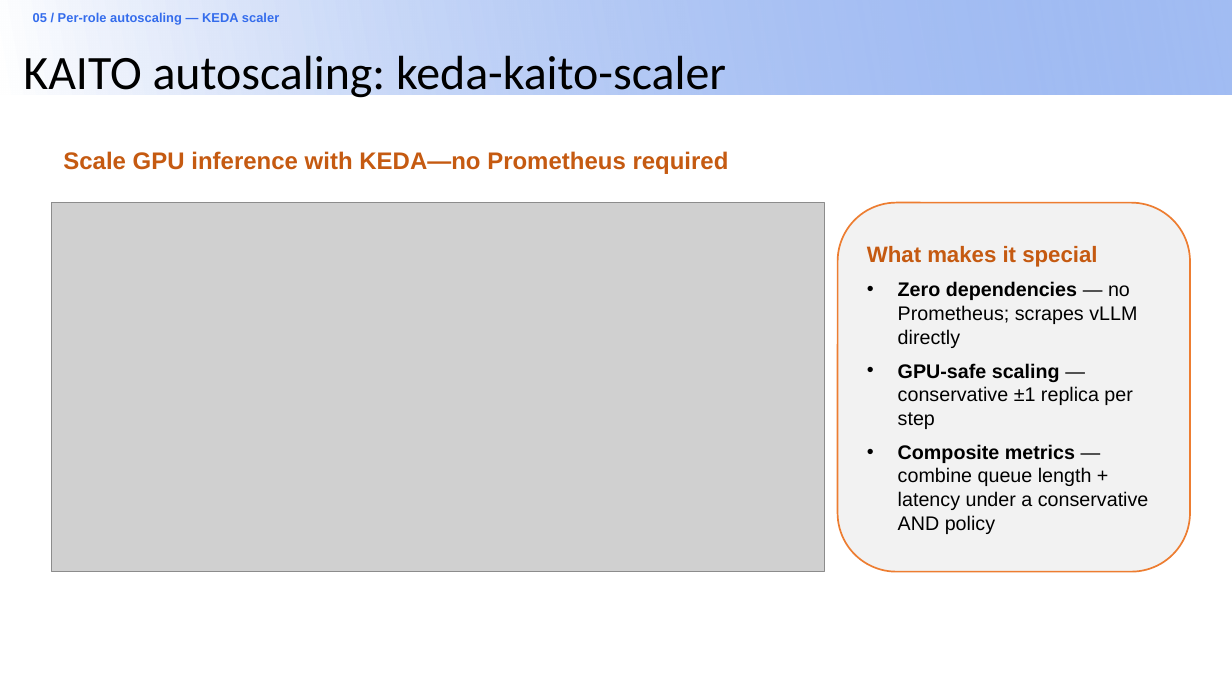
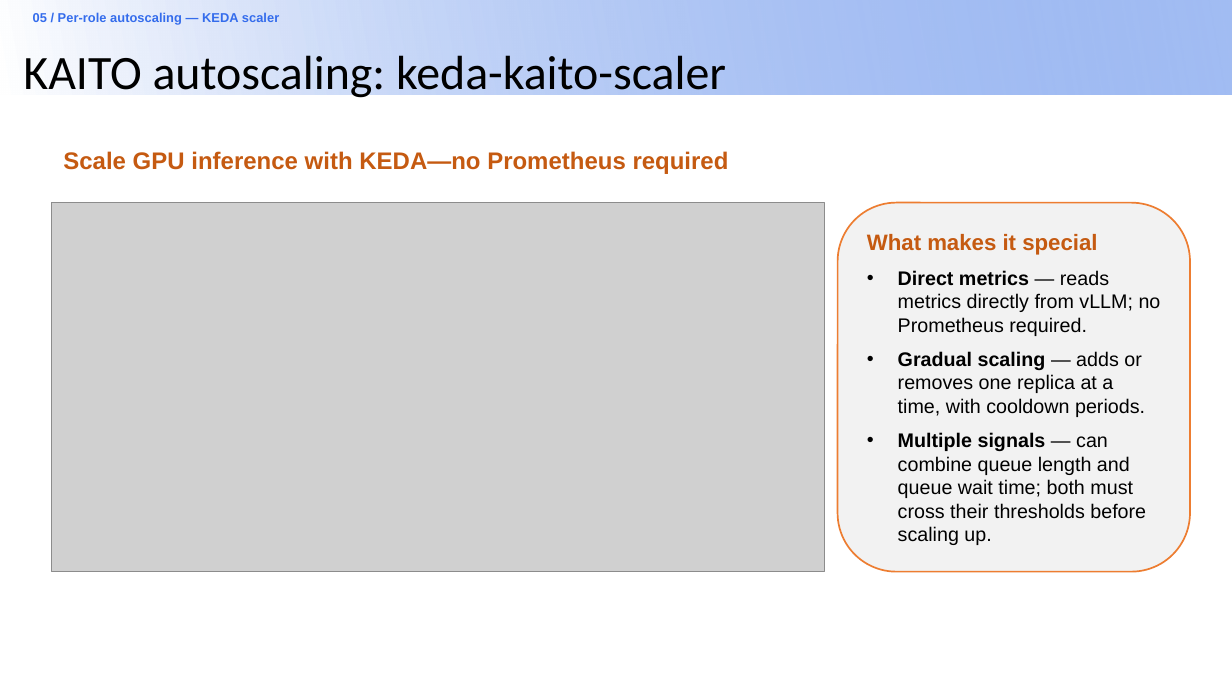
Before and after one commit to andyzhangx/demo, a slide deck: slide 25 of llm/pd-disaggregation/kubecon-na-2026-pd-disaggregation-kaito-llmd.pptx. Drawn at 1232x693 pixels with LibreOffice and Linux fonts; fonts in the diff are those of the drawing; grey boxes stand for pictures; background and template pictures are left out. Boxes give left, top, right and bottom in pixels: in the first picture for what was removed or moved away, otherwise in the second. Text is boxed around its words. In the diff, an @@ line names an element or a change of style, - is before the commit and + after.

```diff
--- a/llm/pd-disaggregation/kubecon-na-2026-pd-disaggregation-kaito-llmd.pptx
+++ b/llm/pd-disaggregation/kubecon-na-2026-pd-disaggregation-kaito-llmd.pptx
@@ text in rounded rectangle at <box>898,270,1161,545</box>: text changed @@
-• Zero dependencies — no Prometheus; scrapes vLLM directly
-• GPU-safe scaling — conservative ±1 replica per step
-• Composite metrics — combine queue length + latency under a conservative AND policy
+• Direct metrics — reads metrics directly from vLLM; no Prometheus required.
+• Gradual scaling — adds or removes one replica at a time, with cooldown periods.
+• Multiple signals — can combine queue length and queue wait time; both must cross their thresholds before scaling up.
```
